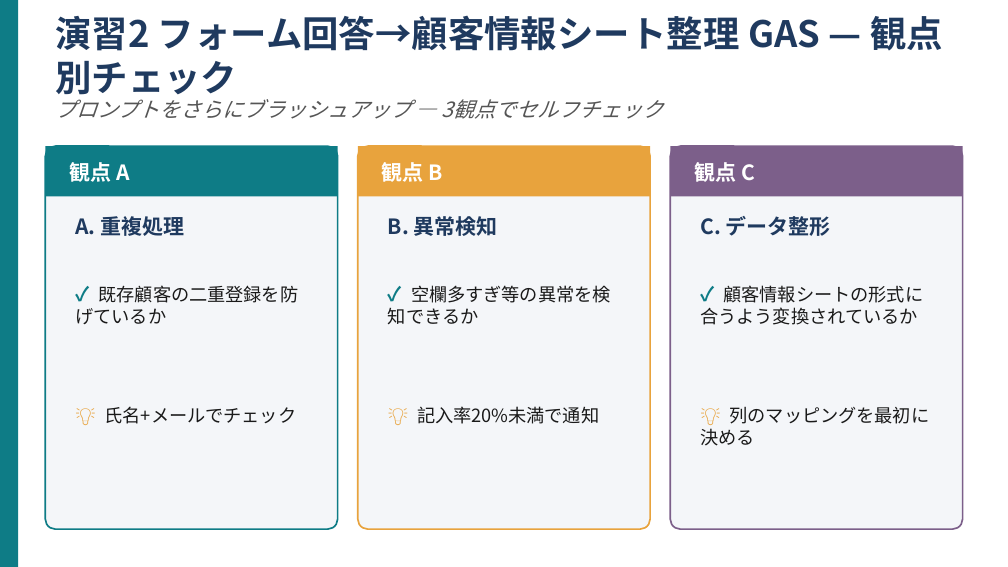
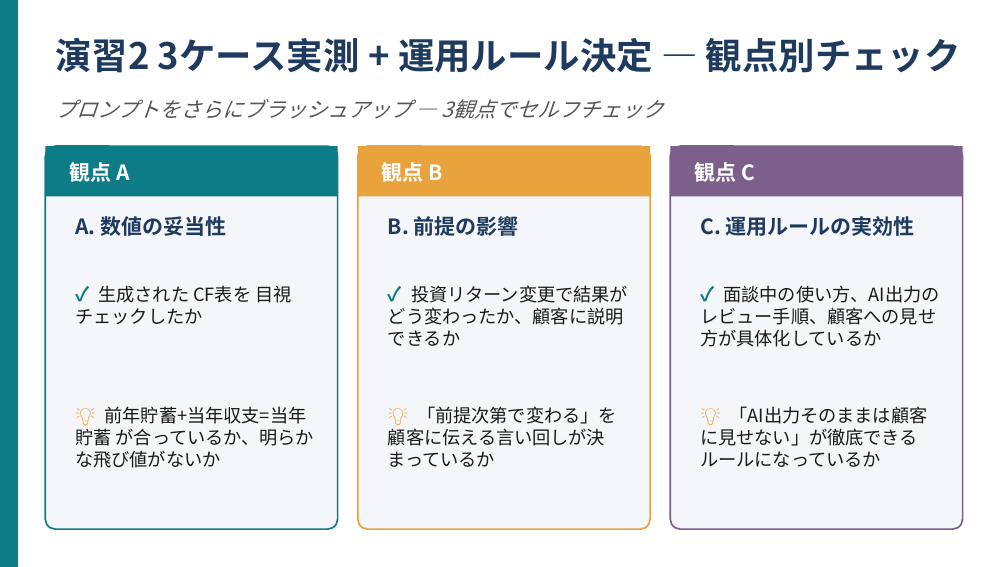
Before and after one commit to kana-story-321/github.io, a slide deck: slide 7 of lecture_pptx/out/s17/ワーク02.pptx. Drawn at 1008x567 pixels with LibreOffice and Linux fonts; fonts in the diff are those of the drawing. Boxes give left, top, right and bottom in pixels: in the first picture for what was removed or moved away, otherwise in the second. Text is boxed around its words. In the diff, an @@ line names an element or a change of style, - is before the commit and + after.

```diff
--- a/lecture_pptx/out/s17/ワーク02.pptx
+++ b/lecture_pptx/out/s17/ワーク02.pptx
@@ text at (55,38,961,73): text changed @@
-演習2 フォーム回答→顧客情報シート整理 GAS — 観点別チェック
+演習2 3ケース実測 + 運用ルール決定 — 観点別チェック
@@ text at (75,216,226,236): text changed @@
-A. 重複処理
+A. 数値の妥当性
@@ text at (388,216,519,236): text changed @@
-B. 異常検知
+B. 前提の影響
@@ text at (700,216,915,236): text changed @@
-C. データ整形
+C. 運用ルールの実効性
@@ text at (75,285,291,324): text changed @@
-✓ 既存顧客の二重登録を防げているか
+✓ 生成された CF表を 目視チェックしたか
@@ text at (388,285,628,346): text changed @@
-✓ 空欄多すぎ等の異常を検知できるか
+✓ 投資リターン変更で結果がどう変わったか、顧客に説明できるか
@@ text at (700,285,940,347): text changed @@
-✓ 顧客情報シートの形式に合うよう変換されているか
+✓ 面談中の使い方、AI出力のレビュー手順、顧客への見せ方が具体化しているか
@@ text at (75,406,314,468): text changed @@
-💡 氏名+メールでチェック
+💡 前年貯蓄+当年収支=当年貯蓄 が合っているか、明らかな飛び値がないか
@@ text at (388,406,617,467): text changed @@
-💡 記入率20%未満で通知
+💡 「前提次第で変わる」を顧客に伝える言い回しが決まっているか
@@ text at (700,406,928,467): text changed @@
-💡 列のマッピングを最初に決める
+💡 「AI出力そのままは顧客に見せない」が徹底できるルールになっているか
```
Also in this commit, not shown: 7 other slides changed, 10 other files.
